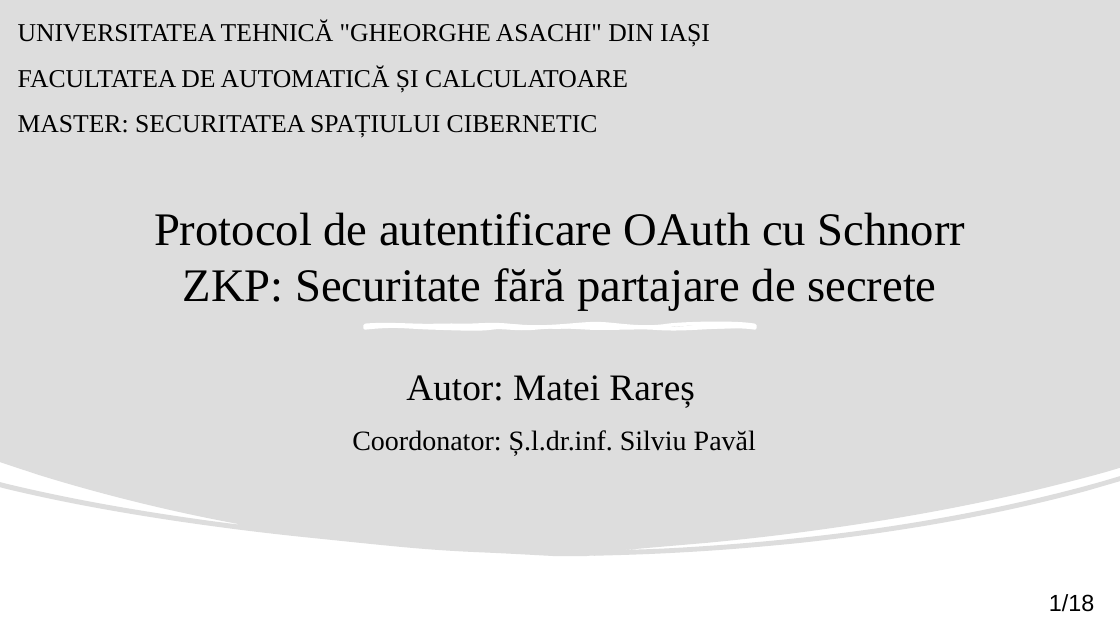
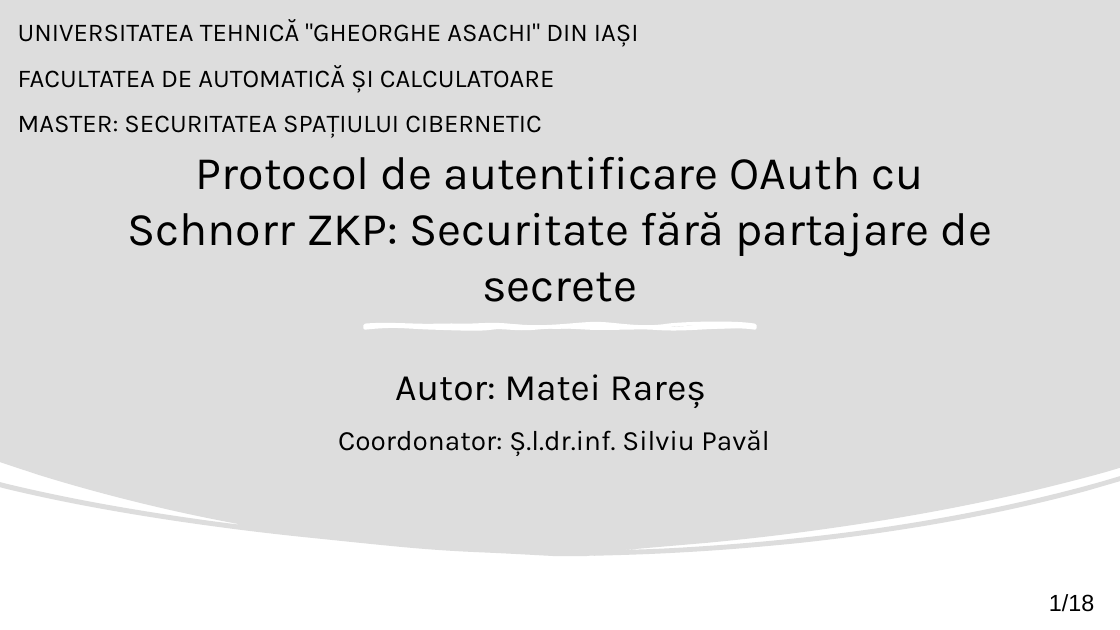
Before and after one commit to matei-rares-a/acas, a slide deck: slide 1 of docs/prezentare/current_draft/disertatie_matei_rares_prezentare_main.pptx. Drawn at 1120x630 pixels with LibreOffice and Linux fonts; fonts in the diff are those of the drawing. Boxes give left, top, right and bottom in pixels: in the first picture for what was removed or moved away, otherwise in the second. Text is boxed around its words. In the diff, an @@ line names an element or a change of style, - is before the commit and + after.

```diff
--- a/docs/prezentare/current_draft/disertatie_matei_rares_prezentare_main.pptx
+++ b/docs/prezentare/current_draft/disertatie_matei_rares_prezentare_main.pptx
@@ font Times New Roman to Karla in 3 elements at [127,157,993,302], [338,374,769,456], [18,19,639,138] @@
```
Also in this commit, not shown: 7 other slides changed, 10 slides added, 9 slides removed, 1 other file.
